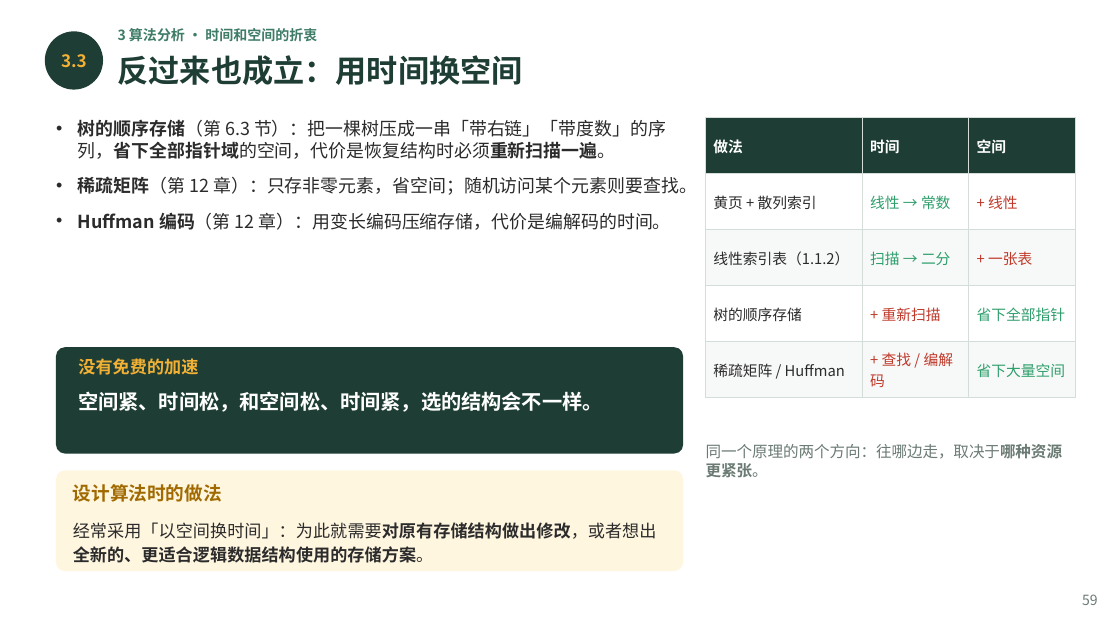
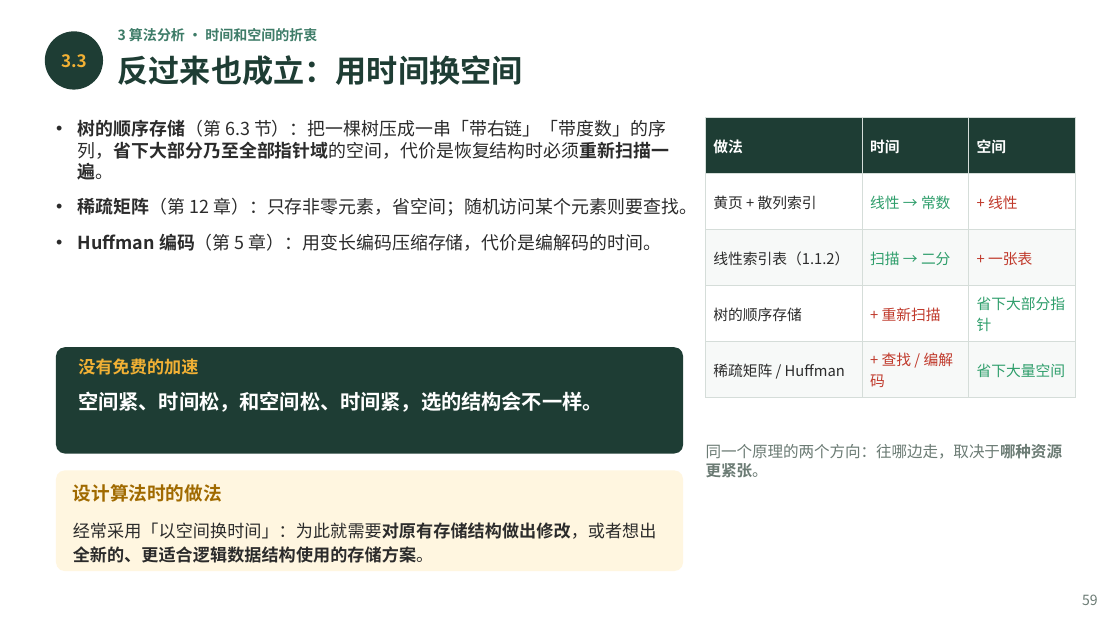
Before and after one commit to GMyhf/2026fall-cs201, a slide deck: slide 59 of courseware/202609_DSA_01_ADT_Floyd_Complexity.pptx. Drawn at 1120x630 pixels with LibreOffice and Linux fonts; fonts in the diff are those of the drawing. Boxes give left, top, right and bottom in pixels: in the first picture for what was removed or moved away, otherwise in the second. Text is boxed around its words. In the diff, an @@ line names an element or a change of style, - is before the commit and + after.

```diff
--- a/courseware/202609_DSA_01_ADT_Floyd_Complexity.pptx
+++ b/courseware/202609_DSA_01_ADT_Floyd_Complexity.pptx
@@ text at bbox=[78, 119, 669, 180]: text changed @@
-• 树的顺序存储（第 6.3 节）：把一棵树压成一串「带右链」「带度数」的序列，省下全部指针域的空间，代价是恢复结构时必须重新扫描一遍。
+• 树的顺序存储（第 6.3 节）：把一棵树压成一串「带右链」「带度数」的序列，省下大部分乃至全部指针域的空间，代价是恢复结构时必须重新扫描一遍。
@@ table at bbox=[706, 118, 1075, 391] @@
-row 4, column 3: 省下全部指针
+row 4, column 3: 省下大部分指针
@@ text at bbox=[78, 233, 661, 251]: text changed @@
-• Huffman 编码（第 12 章）：用变长编码压缩存储，代价是编解码的时间。
+• Huffman 编码（第 5 章）：用变长编码压缩存储，代价是编解码的时间。
```
Also in this commit, not shown: 11 other slides changed, 32 other files.
